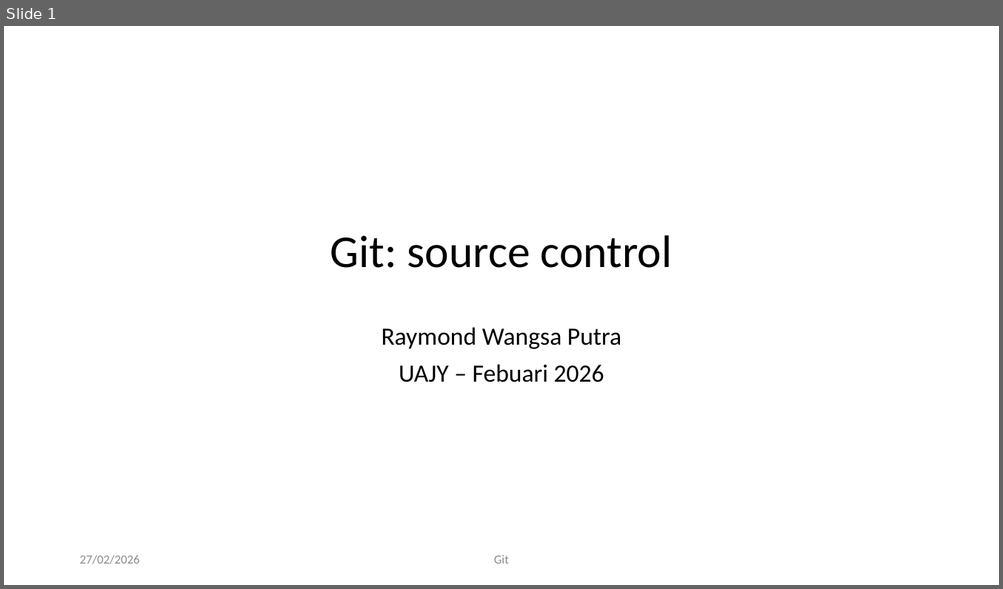
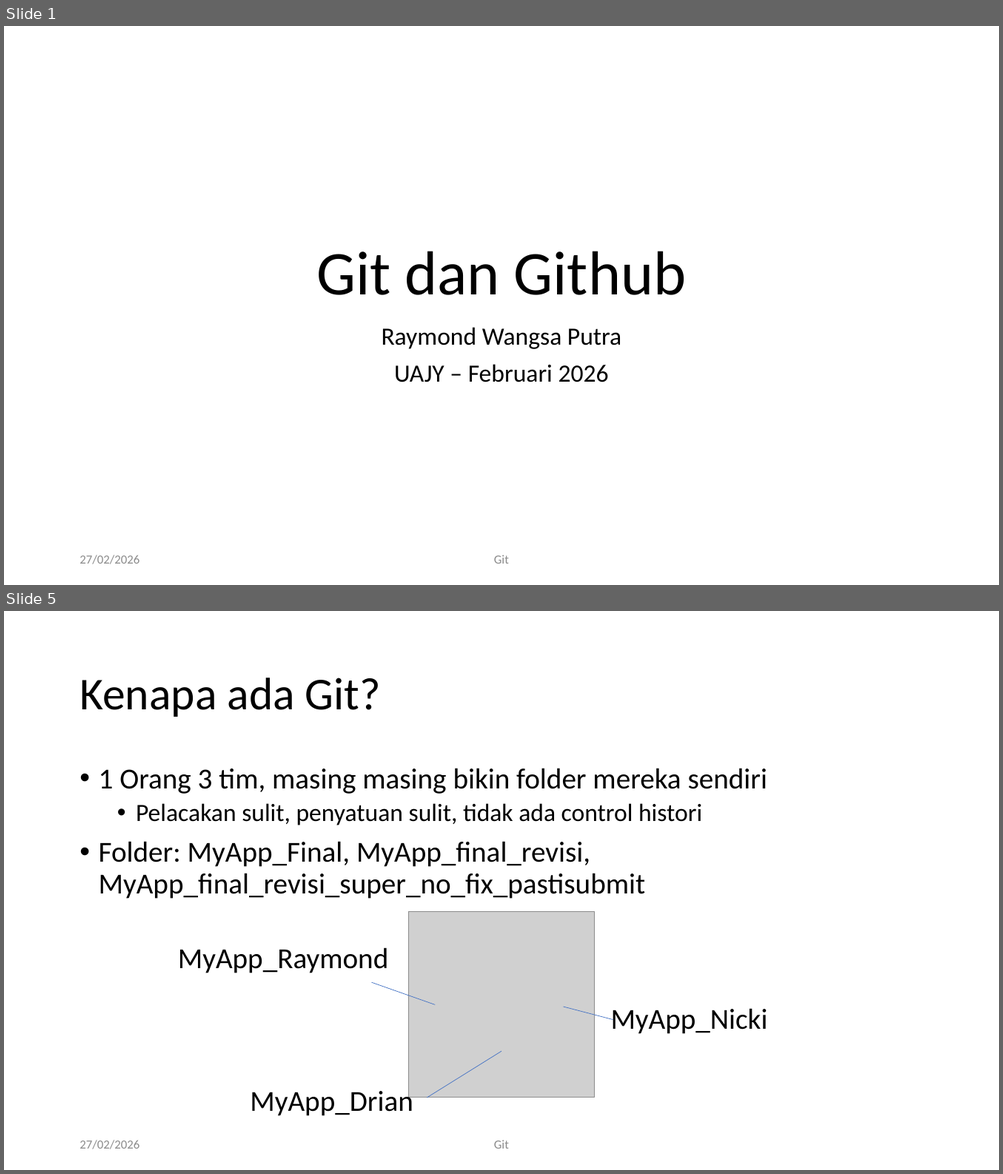
Before and after one commit to RayWP/training-uajy, a slide deck: Part 1 Git/Git-art of source control.pptx. Shown one above the other, each under a label of ours: slide 1 before the commit, slides 1 and 5 after it; the slides between them are not shown. The pictures are 1003x589 and 1003x1174 pixels, drawn with LibreOffice and Linux fonts; fonts in the diff are those of the drawing; grey boxes stand for pictures; background and template pictures are left out. Boxes give left, top, right and bottom in pixels: in the first picture for what was removed or moved away, otherwise in the second. Text is boxed around its words. In the diff, an @@ line names an element or a change of style, - is before the commit and + after.

Commit message:
finish git github part

```diff
--- a/Part 1 Git/Git-art of source control.pptx
+++ b/Part 1 Git/Git-art of source control.pptx
@@ slide 5 added at (4,611,999,1170), background #FFFFFF @@
@@ title added at (79,678,381,717), 44 pt, text #000000 @@
+Kenapa ada Git?
@@ text added at (99,768,768,899), 28 pt, text #000000 @@
+• 1 Orang 3 tim, masing masing bikin folder mereka sendiri
+  • Pelacakan sulit, penyatuan sulit, tidak ada control histori
+• Folder: MyApp_Final, MyApp_final_revisi, MyApp_final_revisi_super_no_fix_pastisubmit
@@ picture added at (408,912,595,1098) @@
@@ text added at (178,948,388,974), 28 pt, text #000000 @@
+MyApp_Raymond
@@ line added from (435, 1005) to (372, 982), #4472C4 0.5 pt @@
@@ line added from (613, 1020) to (563, 1007), #4472C4 0.5 pt @@
@@ text added at (611,1008,768,1034), 28 pt, text #000000 @@
+MyApp_Nicki
@@ line added from (502, 1052) to (427, 1098), #4472C4 0.5 pt @@
@@ text added at (250,1087,412,1116), 28 pt, text #000000 @@
+MyApp_Drian
@@ text added at (79,1140,139,1150), 12 pt, text #8C8C8C @@
+27/02/2026
@@ text added at (494,1140,509,1149), 12 pt, text #8C8C8C @@
+Git
@@ slide 1 changed as well @@
@@ title "Git dan Github" at (316,251,686,295): vertical alignment middle to bottom @@
@@ title at (316,251,686,295): text changed; size 44 to 60 pt @@
-Git: source control
+Git dan Github
@@ subtitle at (394,364,609,383): text changed @@
-UAJY – Febuari 2026
+UAJY – Februari 2026
```
Also in this commit, not shown: 34 other slides added, 4 other files.
